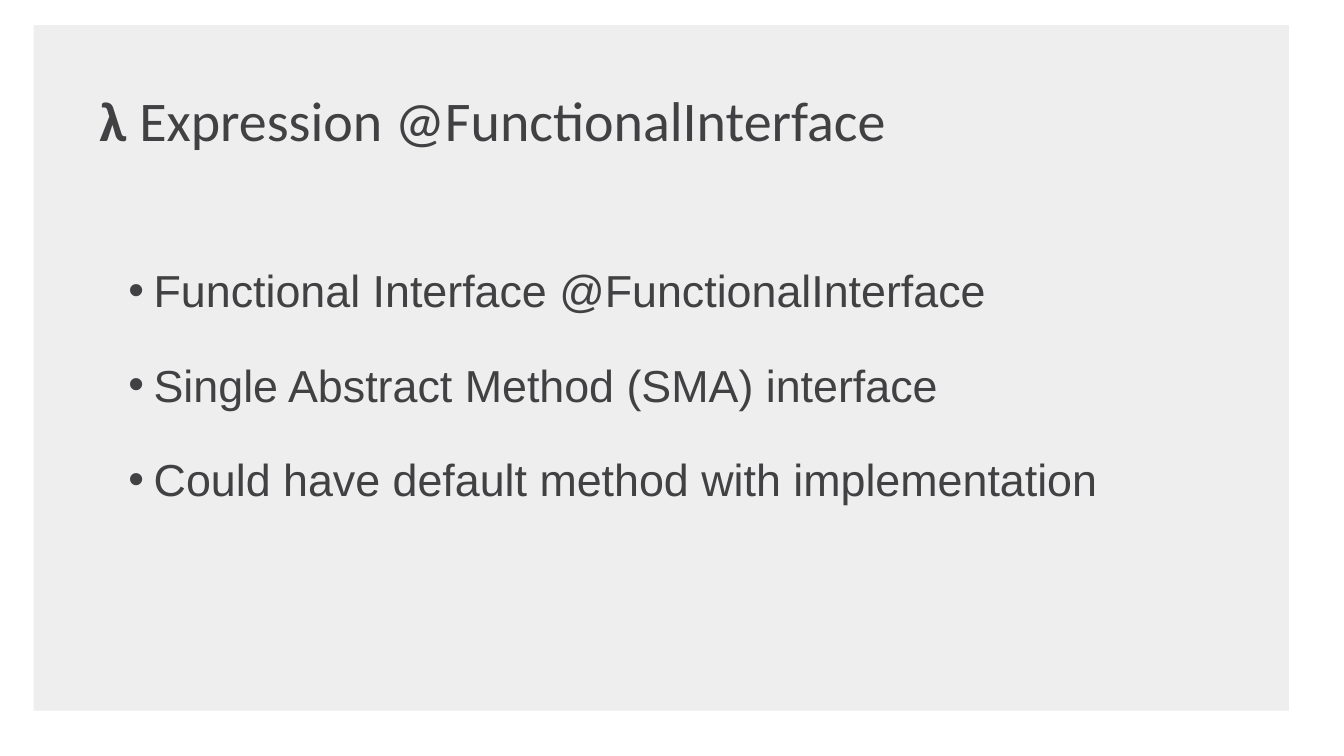
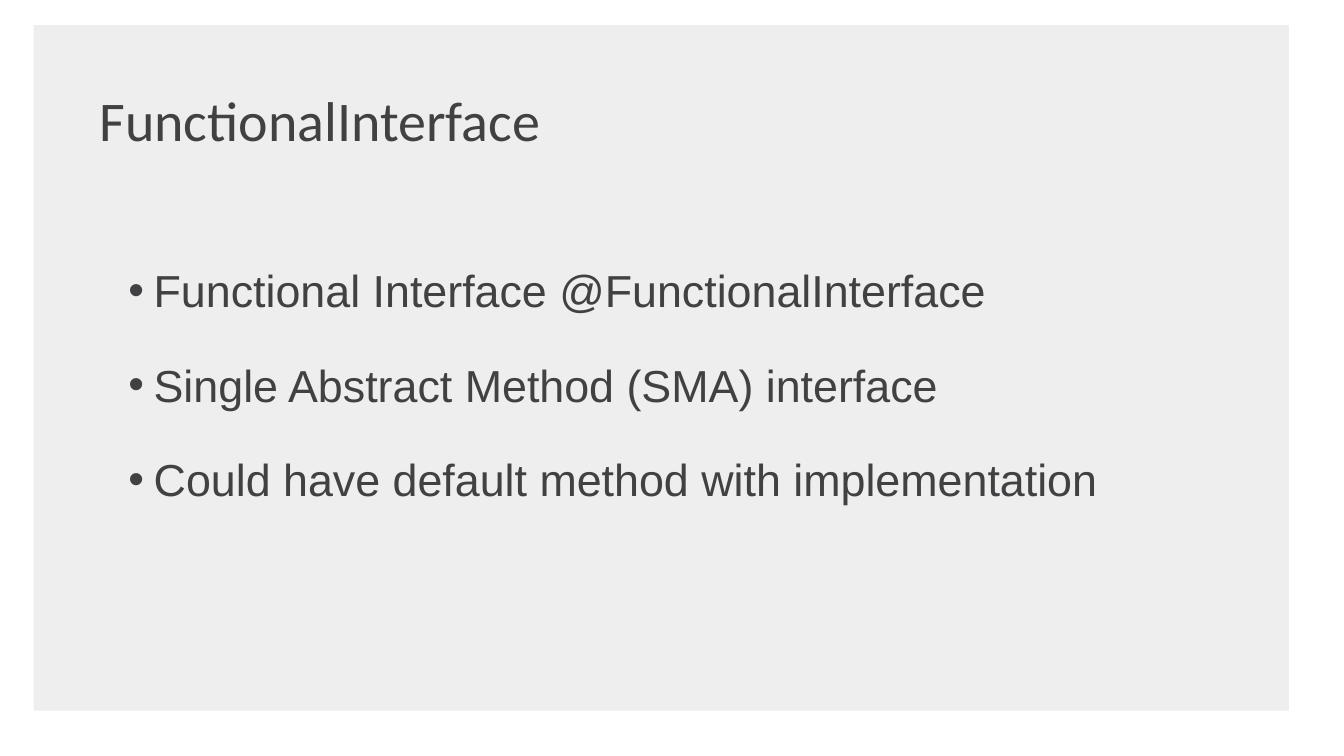
Before and after one commit to shaojie-xu-kp/Java8_lunch_learn, a slide deck: slide 11 of Java 8 & TDP.pptx (slide 9 before the commit). Drawn at 1344x756 pixels with LibreOffice and Linux fonts; fonts in the diff are those of the drawing; background and template pictures are left out. Boxes give left, top, right and bottom in pixels: in the first picture for what was removed or moved away, otherwise in the second. Text is boxed around its words. In the diff, an @@ line names an element or a change of style, - is before the commit and + after.

```diff
--- a/Java 8 & TDP.pptx
+++ b/Java 8 & TDP.pptx
@@ text at (99,102,539,142): text changed @@
-λ Expression @FunctionalInterface
+FunctionalInterface
```
Also in this commit, not shown: 6 other slides changed, 11 slides added, 2 slides removed.
